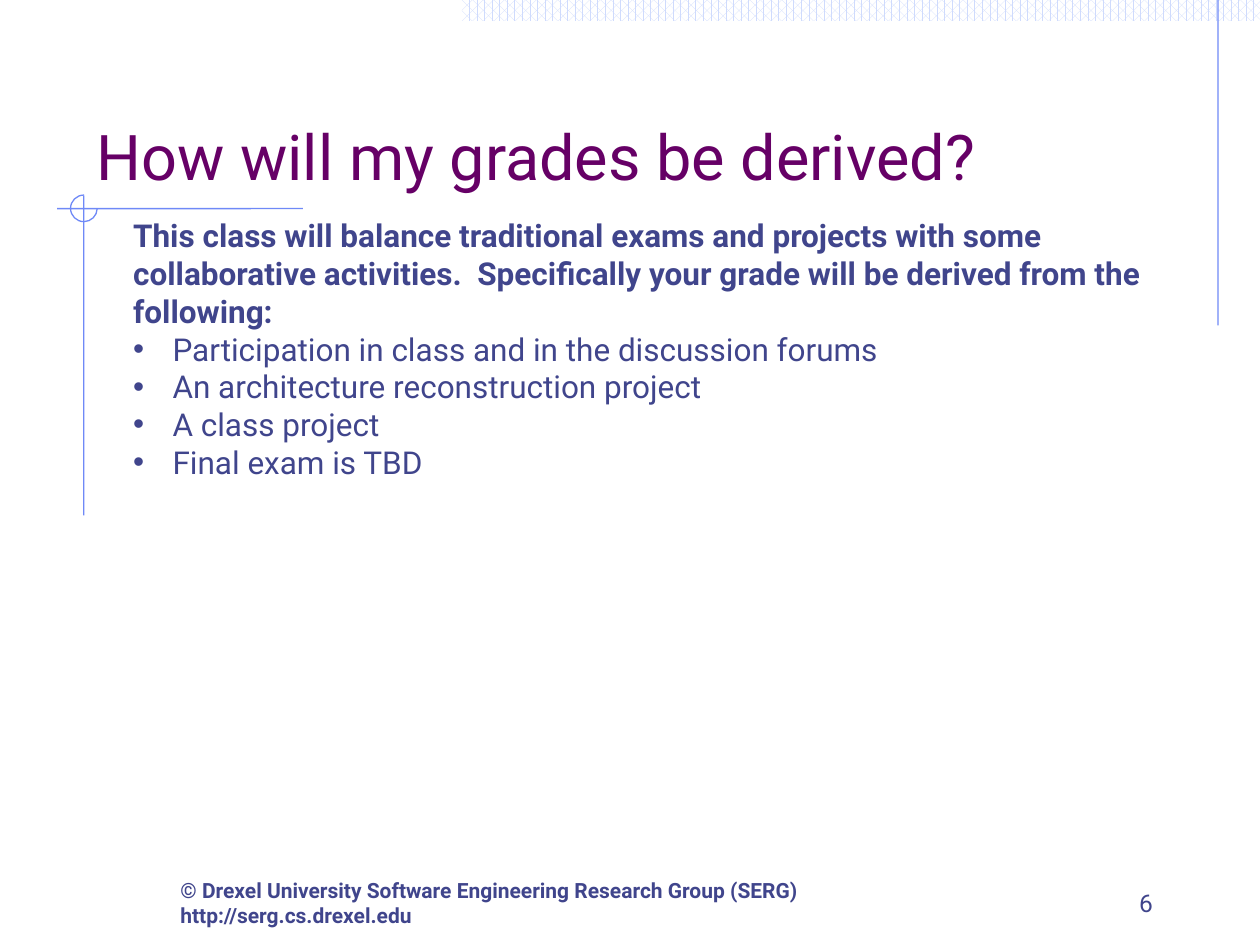
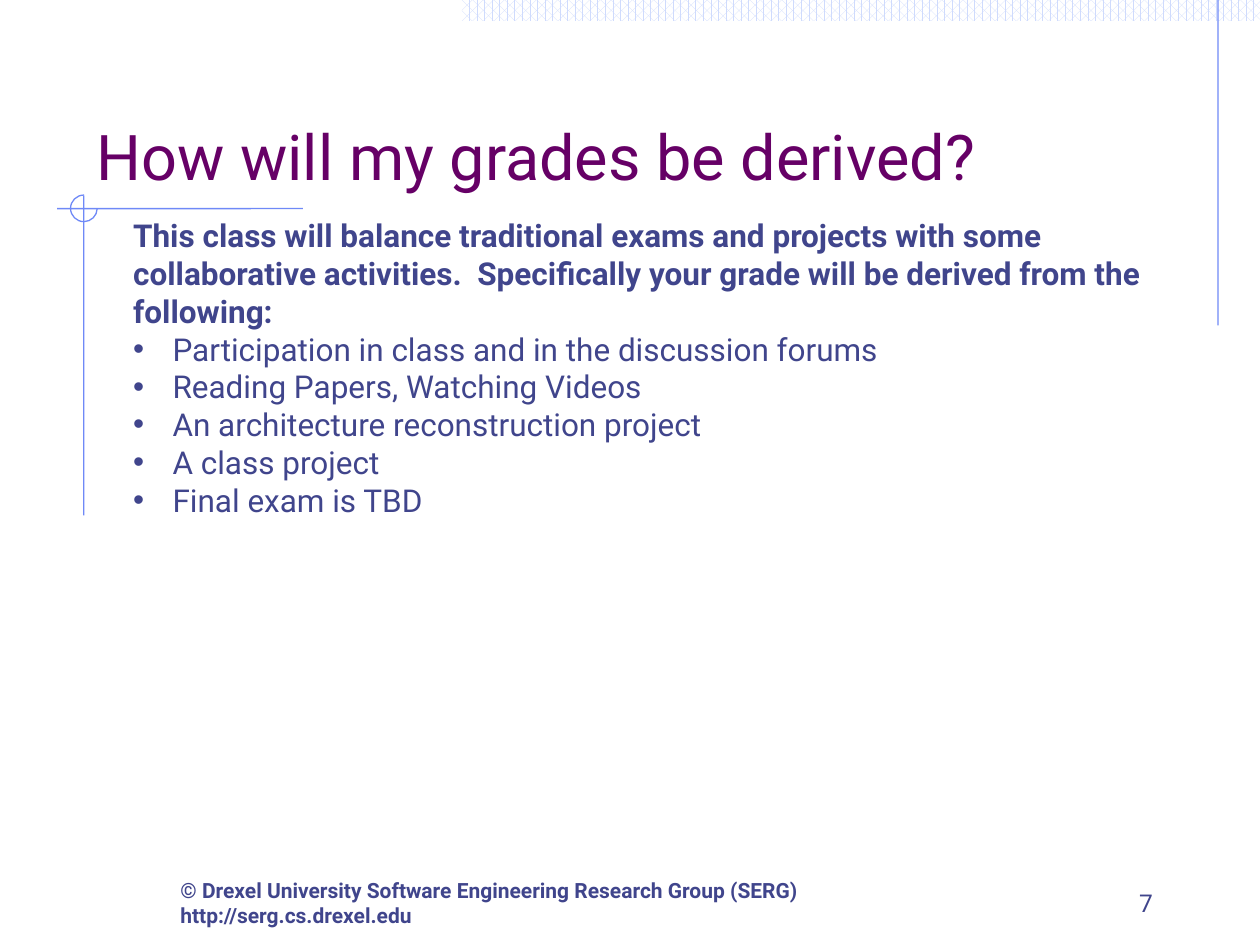
Before and after one commit to ArchitectingSoftware/CS575-SoftwareDesign, a slide deck: slide 7 of Lectures/M1-CourseOverview.pptx (slide 6 before the commit). Drawn at 1260x945 pixels with LibreOffice and Linux fonts; fonts in the diff are those of the drawing; background and template pictures are left out. Boxes give left, top, right and bottom in pixels: in the first picture for what was removed or moved away, otherwise in the second. Text is boxed around its words. In the diff, an @@ line names an element or a change of style, - is before the commit and + after.

```diff
--- a/Lectures/M1-CourseOverview.pptx
+++ b/Lectures/M1-CourseOverview.pptx
@@ text at <box>173,374,641,405</box>: paragraph added @@
+• Reading Papers, Watching Videos
@@ page number at <box>1139,894,1153,912</box>: text changed @@
-6
+7
```
Also in this commit, not shown: 4 other slides changed, 7 slides added, 1 slide removed, 1 other file.
